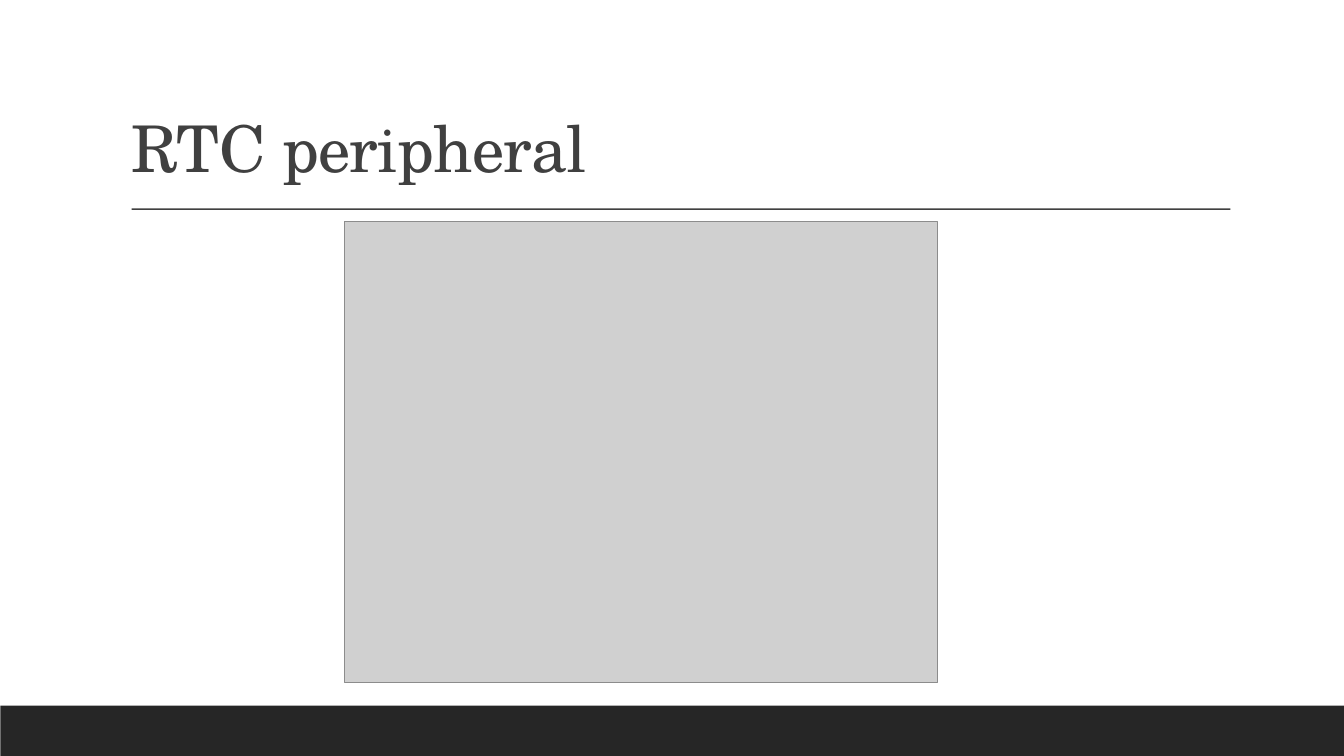
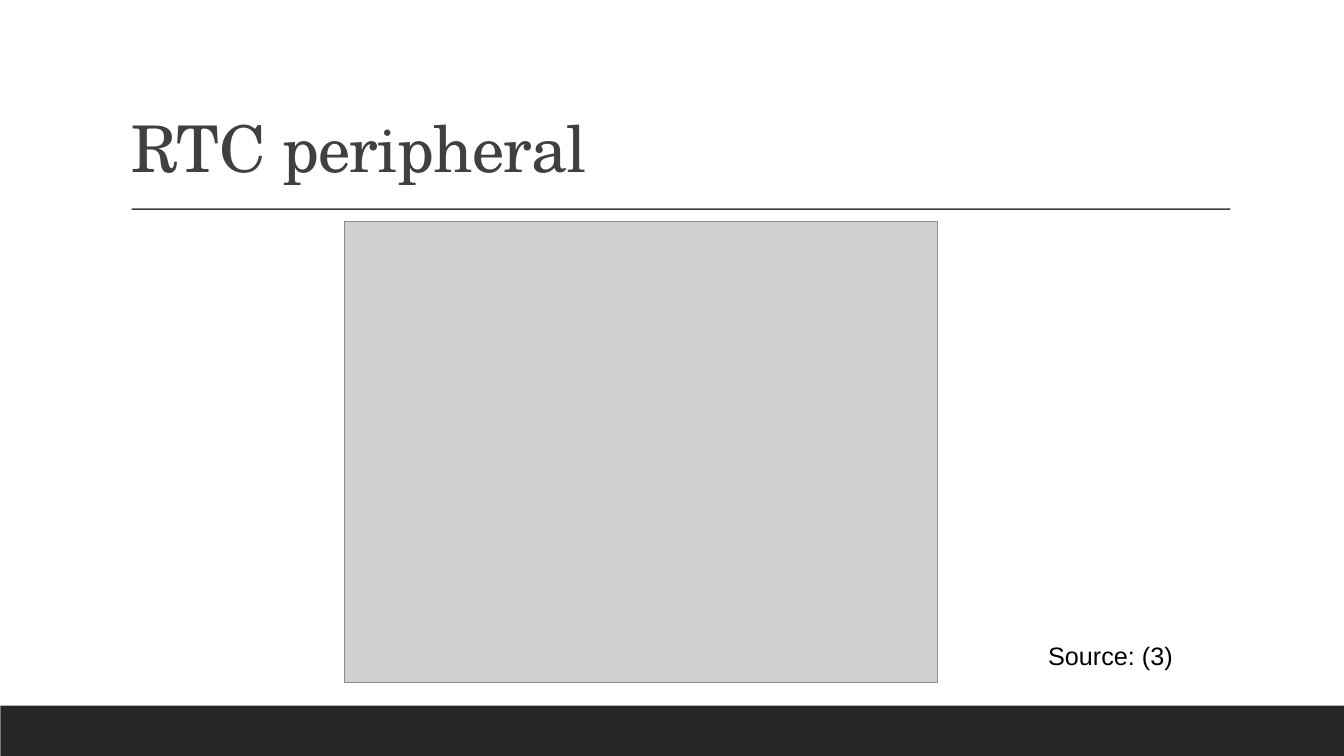
Before and after one commit to meomotminh/CAN-HAL, a slide deck: slide 11 of Thesis Present/PPT/Workshop 3 Presentation.odp (slide 8 before the commit). Drawn at 1344x756 pixels with LibreOffice and Linux fonts; fonts in the diff are those of the drawing; grey boxes stand for pictures. Boxes give left, top, right and bottom in pixels: in the first picture for what was removed or moved away, otherwise in the second. Text is boxed around its words. In the diff, an @@ line names an element or a change of style, - is before the commit and + after.

```diff
--- a/Thesis Present/PPT/Workshop 3 Presentation.odp
+++ b/Thesis Present/PPT/Workshop 3 Presentation.odp
@@ text added at <box>1048,646,1173,670</box>, 18 pt, text #000000 @@
+Source: (3)
```
Also in this commit, not shown: 9 other slides changed, 12 slides added, 14 slides removed, 7 other files.
